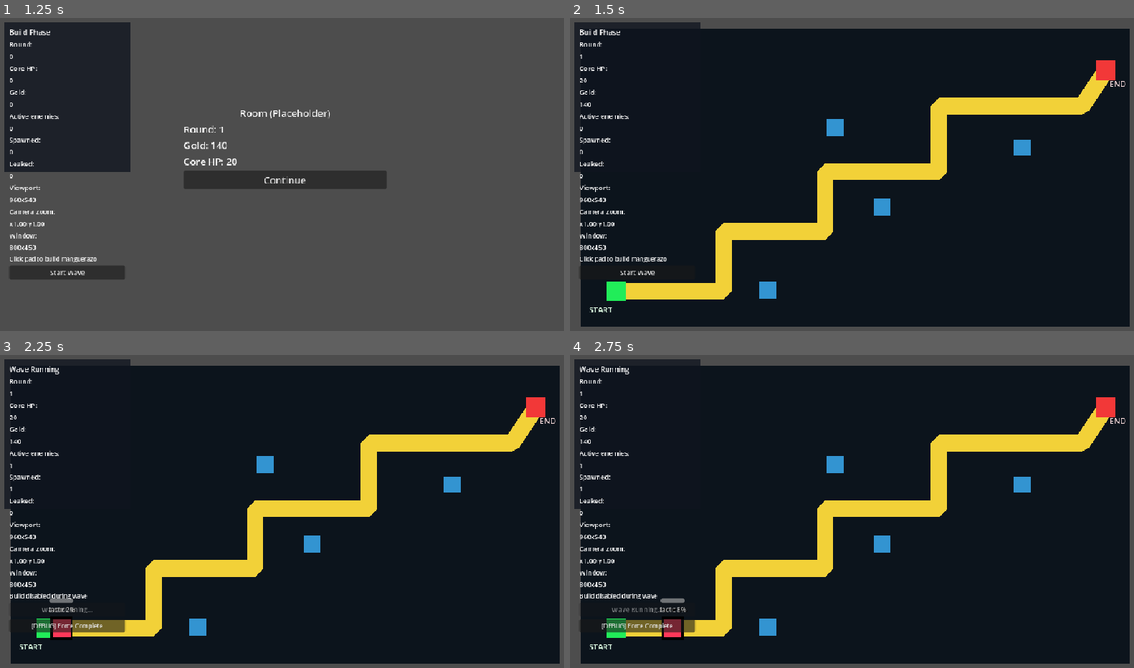
Above: before the commit, frames 1-4 (two rows, left to right).
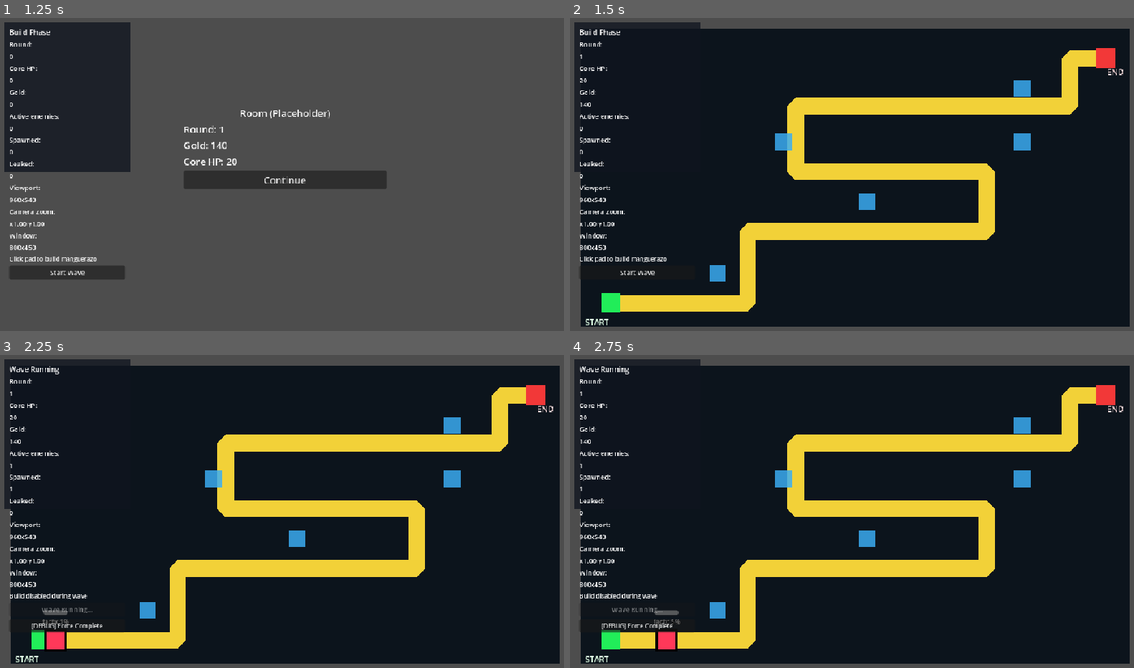
Above: after the commit, the same moments.

Repository: Adriamond/sevilla-td-roguelite-
Game: Godot game, scene res://scenes/boot/boot.tscn
Two runs of this game, one before a commit and one after it. Both use one fixed random seed, a clock stepped at 60 frames per second and the inputs below.
Inputs:
- Up to frame 1 (1.25 s): click "Start Run" at 0.5 s
- Up to frame 2 (1.5 s): click "Continue" at 1.25 s
- Up to frame 3 (2.25 s): click "Start Wave" at 2 s
- Up to frame 4 (2.75 s): no input

Frame 1 is identical in both runs. In frame 2, 11% of the frame differs, in the area x 2-99%, y 9-99%; in frame 3, 11%; in frame 4, 11%.

Commit message:
CR-008B fix WaveController parser stability

Diff:
--- a/scenes/maps/pino_montano/pino_montano_map.tscn
+++ b/scenes/maps/pino_montano/pino_montano_map.tscn
@@ -5,7 +5,7 @@
 
 [sub_resource type="Curve2D" id="Curve2D_main"]
 _data = {
-"points": PackedFloat32Array(80, 460, 0, 0, 0, 0, 260, 460, 0, 0, 0, 0, 260, 360, 0, 0, 0, 0, 430, 360, 0, 0, 0, 0, 430, 260, 0, 0, 0, 0, 620, 260, 0, 0, 0, 0, 620, 150, 0, 0, 0, 0, 860, 150, 0, 0, 0, 0, 900, 90, 0, 0, 0, 0),
+"points": PackedFloat32Array(70, 480, 0, 0, 0, 0, 300, 480, 0, 0, 0, 0, 300, 360, 0, 0, 0, 0, 700, 360, 0, 0, 0, 0, 700, 260, 0, 0, 0, 0, 380, 260, 0, 0, 0, 0, 380, 150, 0, 0, 0, 0, 840, 150, 0, 0, 0, 0, 840, 70, 0, 0, 0, 0, 900, 70, 0, 0, 0, 0),
 "tilts": PackedFloat32Array(),
 "closed": false
 }
@@ -22,6 +22,9 @@
 [sub_resource type="CircleShape2D" id="CircleShape2D_pad_04"]
 radius = 16.0
 
+[sub_resource type="CircleShape2D" id="CircleShape2D_pad_05"]
+radius = 16.0
+
 [node name="PinoMontanoMap" type="Node2D"]
 script = ExtResource("1")
 
@@ -36,32 +39,32 @@
 default_color = Color(0.95, 0.82, 0.22, 1)
 width = 28.0
 joint_mode = 1
-points = PackedVector2Array(80, 460, 260, 460, 260, 360, 430, 360, 430, 260, 620, 260, 620, 150, 860, 150, 900, 90)
+points = PackedVector2Array(70, 480, 300, 480, 300, 360, 700, 360, 700, 260, 380, 260, 380, 150, 840, 150, 840, 70, 900, 70)
 
 [node name="StartMarker" type="Polygon2D" parent="."]
 color = Color(0.13, 0.93, 0.35, 1)
 polygon = PackedVector2Array(-16, -16, 16, -16, 16, 16, -16, 16)
-position = Vector2(80, 460)
+position = Vector2(70, 480)
 
 [node name="EndMarker" type="Polygon2D" parent="."]
 color = Color(0.95, 0.22, 0.22, 1)
 polygon = PackedVector2Array(-16, -16, 16, -16, 16, 16, -16, 16)
-position = Vector2(900, 90)
+position = Vector2(900, 70)
 
 [node name="StartText" type="Label" parent="."]
-offset_left = 34.0
-offset_top = 482.0
-offset_right = 112.0
-offset_bottom = 506.0
+offset_left = 28.0
+offset_top = 503.0
+offset_right = 106.0
+offset_bottom = 527.0
 text = "START"
 theme_override_colors/font_color = Color(0.88, 1, 0.9, 1)
 theme_override_font_sizes/font_size = 13
 
 [node name="EndText" type="Label" parent="."]
-offset_left = 906.0
-offset_top = 104.0
-offset_right = 944.0
-offset_bottom = 128.0
+offset_left = 902.0
+offset_top = 84.0
+offset_right = 940.0
+offset_bottom = 108.0
 text = "END"
 theme_override_colors/font_color = Color(1, 0.88, 0.88, 1)
 theme_override_font_sizes/font_size = 13
@@ -69,7 +72,7 @@
 [node name="BuildPads" type="Node2D" parent="."]
 
 [node name="Pad01" type="Area2D" parent="BuildPads"]
-position = Vector2(334, 458)
+position = Vector2(500, 310)
 script = ExtResource("2")
 pad_category = "ground"
 pad_id = "pad_01"
@@ -82,7 +85,7 @@
 polygon = PackedVector2Array(-14, -14, 14, -14, 14, 14, -14, 14)
 
 [node name="Pad02" type="Area2D" parent="BuildPads"]
-position = Vector2(525, 320)
+position = Vector2(360, 210)
 script = ExtResource("2")
 pad_category = "ground"
 pad_id = "pad_02"
@@ -95,7 +98,7 @@
 polygon = PackedVector2Array(-14, -14, 14, -14, 14, 14, -14, 14)
 
 [node name="Pad03" type="Area2D" parent="BuildPads"]
-position = Vector2(760, 220)
+position = Vector2(760, 210)
 script = ExtResource("2")
 pad_category = "ground"
 pad_id = "pad_03"
@@ -108,7 +111,7 @@
 polygon = PackedVector2Array(-14, -14, 14, -14, 14, 14, -14, 14)
 
 [node name="Pad04" type="Area2D" parent="BuildPads"]
-position = Vector2(446, 186)
+position = Vector2(250, 430)
 script = ExtResource("2")
 pad_category = "ground"
 pad_id = "pad_04"
@@ -119,3 +122,16 @@
 [node name="PadVisual" type="Polygon2D" parent="BuildPads/Pad04"]
 color = Color(0.23, 0.68, 0.96, 0.84)
 polygon = PackedVector2Array(-14, -14, 14, -14, 14, 14, -14, 14)
+
+[node name="Pad05" type="Area2D" parent="BuildPads"]
+position = Vector2(760, 120)
+script = ExtResource("2")
+pad_category = "ground"
+pad_id = "pad_05"
+
+[node name="CollisionShape2D" type="CollisionShape2D" parent="BuildPads/Pad05"]
+shape = SubResource("CircleShape2D_pad_05")
+
+[node name="PadVisual" type="Polygon2D" parent="BuildPads/Pad05"]
+color = Color(0.23, 0.68, 0.96, 0.84)
+polygon = PackedVector2Array(-14, -14, 14, -14, 14, 14, -14, 14)
--- a/scripts/gameplay/pino_montano_map_path.gd
+++ b/scripts/gameplay/pino_montano_map_path.gd
@@ -1,15 +1,16 @@
 extends Node2D
 
 const MAIN_ROUTE_POINTS: Array[Vector2] = [
-	Vector2(80, 460),
-	Vector2(260, 460),
-	Vector2(260, 360),
-	Vector2(430, 360),
-	Vector2(430, 260),
-	Vector2(620, 260),
-	Vector2(620, 150),
-	Vector2(860, 150),
-	Vector2(900, 90)
+	Vector2(70, 480),
+	Vector2(300, 480),
+	Vector2(300, 360),
+	Vector2(700, 360),
+	Vector2(700, 260),
+	Vector2(380, 260),
+	Vector2(380, 150),
+	Vector2(840, 150),
+	Vector2(840, 70),
+	Vector2(900, 70)
 ]
 
 func _ready() -> void:
--- a/tools/validate_project.gd
+++ b/tools/validate_project.gd
@@ -15,6 +15,8 @@
 
 func _init() -> void:
 	print("Running project validation...")
+	if not _validate_global_controller_scripts():
+		return
 
 	for scene_spec: Dictionary in SCENE_SPECS:
 		var scene_path: String = scene_spec.get("scene", "")
@@ -119,3 +121,23 @@
 
 	print("Project validation OK.")
 	quit(0)
+
+func _validate_global_controller_scripts() -> bool:
+	var required_scripts: Array[String] = [
+		"res://scripts/gameplay/spawn_controller.gd",
+		"res://scripts/gameplay/wave_controller.gd"
+	]
+	for script_path: String in required_scripts:
+		var script_res: Script = load(script_path)
+		if script_res == null:
+			print("Project validation failed: could not load script: ", script_path)
+			quit(1)
+			return false
+		var script_instance: Object = script_res.new()
+		if script_instance == null:
+			print("Project validation failed: could not instantiate script: ", script_path)
+			quit(1)
+			return false
+		if script_instance is Node:
+			(script_instance as Node).queue_free()
+	return true
Not shown, changed: docs/change_requests.md
